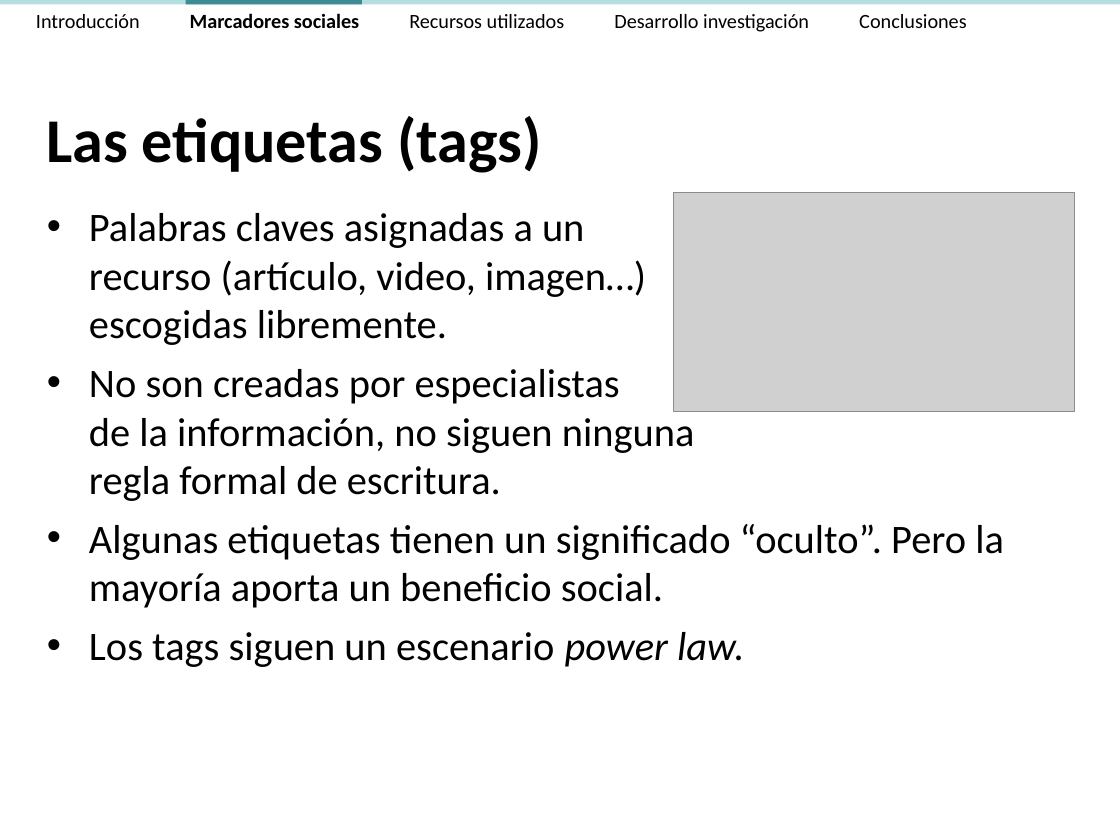
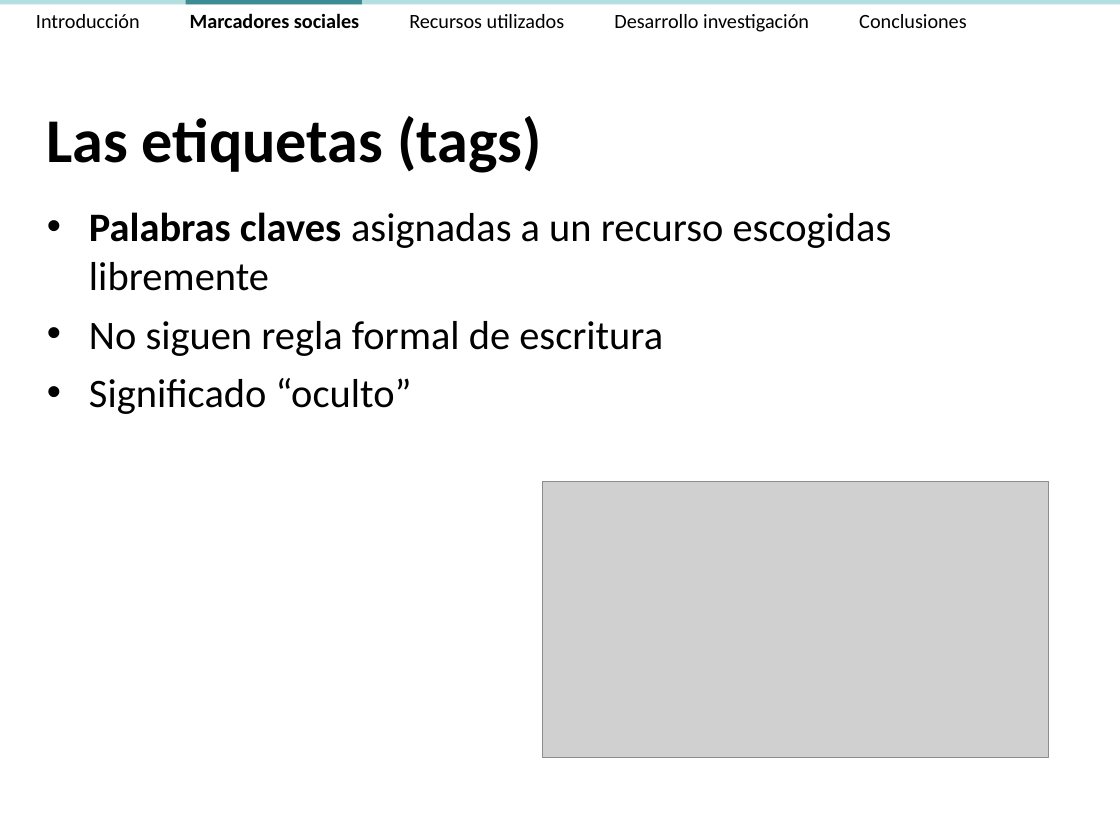
Before and after one commit to ak907kenai/nicotournetesis, a slide deck: slide 9 of docs_trunk/Presentación/Nicolás Tourné - Presentación Tesis (v2.3).ppt. Drawn at 1120x840 pixels with LibreOffice and Linux fonts; fonts in the diff are those of the drawing; grey boxes stand for pictures. Boxes give left, top, right and bottom in pixels: in the first picture for what was removed or moved away, otherwise in the second. Text is boxed around its words. In the diff, an @@ line names an element or a change of style, - is before the commit and + after.

```diff
--- a/docs_trunk/Presentación/Nicolás Tourné - Presentación Tesis (v2.3).ppt
+++ b/docs_trunk/Presentación/Nicolás Tourné - Presentación Tesis (v2.3).ppt
@@ text at [89, 212, 892, 414]: text changed @@
-• Palabras claves asignadas a un
-  recurso (artículo, video, imagen…)
-  escogidas libremente.
-• No son creadas por especialistas
-  de la información, no siguen ninguna
-  regla formal de escritura.
-• Algunas etiquetas tienen un significado “oculto”. Pero la mayoría aporta un beneficio social.
-• Los tags siguen un escenario power law.
+• Palabras claves asignadas a un recurso escogidas libremente
+• No siguen regla formal de escritura
+• Significado “oculto”
@@ picture: place and size @@
-picture at [674, 193, 1075, 411]
+picture at [542, 482, 1048, 758]
```
Also in this commit, not shown: 4 other slides changed, 3 slides removed, 2 other files.
